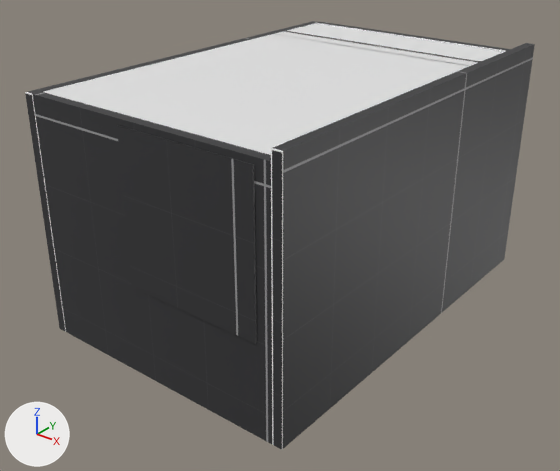
The Blender file Assets/Models/Chamber.blend as it was, and as the next commit left it.
One viewpoint serves both versions: a camera (50 mm lens) standing at (4.97, -5.02, 4.39) and looking at (0.37, 0.72, 0.83). Lighting does not change. The marker at lower left points along +X, +Y and +Z.

The first picture shows 'Ceil', 'Wall_East', 'Wall_North', 'Wall_South', 'Wall_West'.
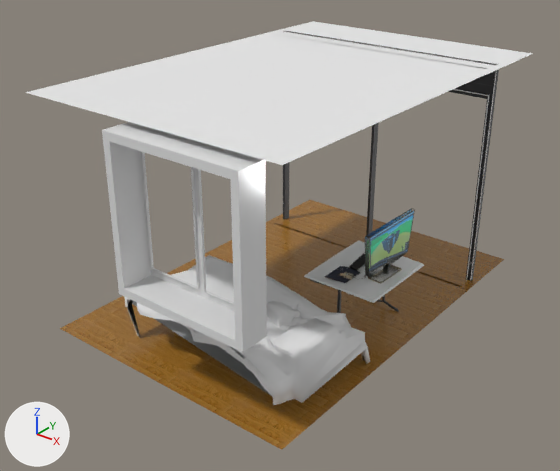
Patch to the scene script:
```diff
--- a/Assets/Models/Chamber.blend.py
+++ b/Assets/Models/Chamber.blend.py
@@ mat_floor_material @@
 mat_floor_material = principled_material('Floor_Material')
-mat_floor_material.texture = img_texture_02_png
-mat_floor_material.roughness = 1.0
+mat_floor_material.texture = img_hardwood_jpg
+mat_floor_material.metallic = 0.0473
+mat_floor_material.roughness = 0.258
@@ me_plane_001 @@
-me_plane_001.from_pydata(...)  # 85 vertices, 77 faces; spans x -1.0..1.75, y -1.12..-0.95, z 0.0..2.5
+me_plane_001.from_pydata(...)  # 44 vertices, 36 faces; spans x -1.0..1.75, y -1.12..-0.98, z 0.0..2.5
+# me_plane_001 part 1
+# 41 vertices are removed from x 0.23..1.52, y -0.98..-0.95, z 1.02..2.37
+# 41 faces are deleted
 me_plane_001.materials.append(mat_wall_material)
@@ ob_wall_south @@
 ob_wall_south.location = (0.0, 0.0, 0.0)
+ob_wall_south.hide_set(True)
@@ ob_wall_north @@
 ob_wall_north.location = (0.0, 0.0, 0.0)
+ob_wall_north.hide_set(True)
@@ ob_wall_west @@
 ob_wall_west.location = (0.0, 0.0, 0.0)
+ob_wall_west.hide_set(True)
@@ ob_wall_east @@
 ob_wall_east.location = (0.0, 0.0, 0.0)
+ob_wall_east.hide_set(True)
@@ ob_mouse_keyboard_tex @@
+ob_mouse_keyboard_tex = bpy.data.objects.new('mouse_keyboard_tex', me_mouse_keyboard_tex)  # 133 vertices, 79 faces; spans x -0.82..0.76, y -0.5..0.5, z -0.01..0.11; in mat_mouse_keyboard_tex (picture img_mouse_keyboard_tex_png)
+ob_mouse_keyboard_tex.location = (1.292, 0.856, 0.657)
+ob_mouse_keyboard_tex.rotation_euler = (0.0, 0.0, -1.571)  # degrees (0, 0, -90)
+ob_mouse_keyboard_tex.scale = (0.424, 0.424, 0.424)
@@ ob_screen_tex @@
+ob_screen_tex = bpy.data.objects.new('Screen_Tex', me_screen_tex)  # 27 vertices, 18 faces; spans x -0.678..0.755, y -0.501..0.511, z -0.212..0.087; in mat_screen_tex (picture img_screen_tex_png)
+ob_screen_tex.location = (1.566, 0.946, 0.947)
+ob_screen_tex.rotation_euler = (1.571, 0.0, 1.571)  # degrees (90, 0, 90)
+ob_screen_tex.scale = (0.582, 0.582, 0.582)
@@ ob_table @@
+ob_table = bpy.data.objects.new('Table', me_cube)  # 114 vertices, 112 faces; spans x -1.0..1.0, y -1.0..1.0, z -1.5..43.2; in mat_wall_material (picture img_texture_03_png), mat_whitetexture (white #e6e6e6)
+ob_table.location = (1.298, 0.952, 0.637)
+ob_table.scale = (-0.41, -0.484, -0.0148)
@@ ob_bed @@
+ob_bed = bpy.data.objects.new('bed', me_bed)  # 1161 vertices, 496 faces, 3 loose edges; spans x -0.679..0.694, y -0.507..0.295, z -0.344..0.134; in mat_bed (its picture is missing)
+ob_bed.location = (0.644, -0.412, 0.491)
+ob_bed.rotation_euler = (0.0, 0.0, -3.142)  # degrees (0, 0, -180)
+ob_bed.scale = (1.65, 1.65, 1.65)
@@ ob_window @@
+ob_window = bpy.data.objects.new('Window', me_plane_008)  # 57 vertices, 52 faces; spans x 0.15..1.6, y -1.27..-0.95, z 0.95..2.45; in mat_whitetexture (white #e6e6e6)
+ob_window.location = (0.0, 0.0, 0.0)
```

Pixel boxes [x1, y1, x2, y2] of what changed, in the pictures (560 x 471 px):
'Wall_East', hidden: before [271, 43, 535, 450]
'Wall_South', hidden (black): before [32, 92, 272, 444]
'Floor', surface changed (grey to brown): [60, 200, 504, 450] in both
'Window', added: after [102, 122, 267, 352]
'bed', added: after [124, 255, 370, 405]
'Table', added: after [304, 240, 424, 313]
'Wall_West', hidden (black): before [25, 21, 315, 332]
'Screen_Tex', added: after [365, 208, 415, 284]
'Wall_North', hidden: before [315, 21, 510, 51]
'mouse_keyboard_tex', added (black): after [325, 253, 377, 283]
part 1 of me_plane_001, deleted (black): before [117, 126, 256, 344]
'Cloison', unchanged, uncovered by the edit: before [284, 31, 481, 63]; after [283, 31, 500, 281]
